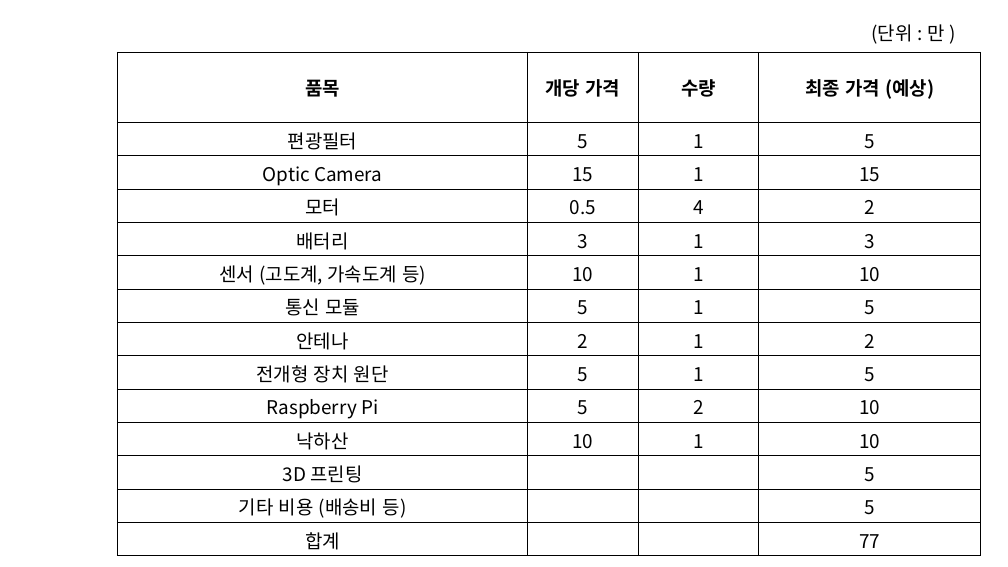
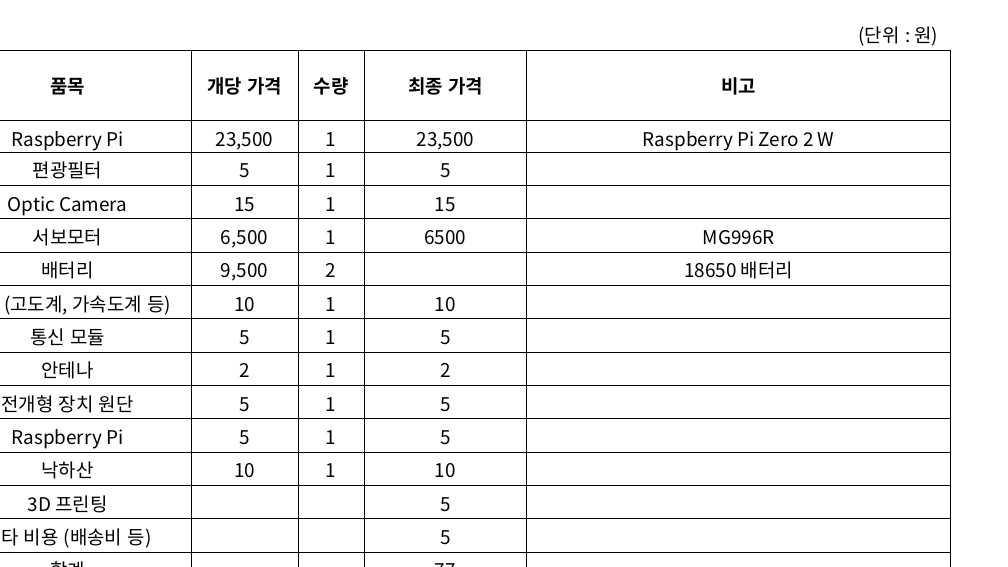
Before and after one commit to junseopkim-dev/HanaDulSAT, a slide deck: slide 2 of 일정 및 비용.pptx. Drawn at 1008x567 pixels with LibreOffice and Linux fonts; fonts in the diff are those of the drawing. Boxes give left, top, right and bottom in pixels: in the first picture for what was removed or moved away, otherwise in the second. Text is boxed around its words. In the diff, an @@ line names an element or a change of style, - is before the commit and + after.

Commit message:
비용수정
비용 수정하였습니다

```diff
--- a/일정 및 비용.pptx
+++ b/일정 및 비용.pptx
@@ text at box(859, 26, 939, 46): text changed @@
-(단위 : 만 )
+(단위 : 원)
@@ table at box(0, 51, 952, 567) @@
-품목 | 개당 가격 | 수량 | 최종 가격 (예상)
-편광필터 | 5 | 1 | 5
-Optic Camera | 15 | 1 | 15
-모터 | 0.5 | 4 | 2
-배터리 | 3 | 1 | 3
-센서 (고도계, 가속도계 등) | 10 | 1 | 10
-통신 모듈 | 5 | 1 | 5
-안테나 | 2 | 1 | 2
-전개형 장치 원단 | 5 | 1 | 5
-Raspberry Pi | 5 | 2 | 10
-낙하산 | 10 | 1 | 10
-3D 프린팅 |  |  | 5
-기타 비용 (배송비 등) |  |  | 5
-합계 |  |  | 77
+품목 | 개당 가격 | 수량 | 최종 가격 | 비고
+Raspberry Pi | 23,500 | 1 | 23,500 | Raspberry Pi Zero 2 W
+편광필터 | 5 | 1 | 5 | 
+Optic Camera | 15 | 1 | 15 | 
+서보모터 | 6,500 | 1 | 6500 | MG996R
+배터리 | 9,500 | 2 |  | 18650 배터리
+센서 (고도계, 가속도계 등) | 10 | 1 | 10 | 
+통신 모듈 | 5 | 1 | 5 | 
+안테나 | 2 | 1 | 2 | 
+전개형 장치 원단 | 5 | 1 | 5 | 
+Raspberry Pi | 5 | 1 | 5 | 
+낙하산 | 10 | 1 | 10 | 
+3D 프린팅 |  |  | 5 | 
+기타 비용 (배송비 등) |  |  | 5 | 
+합계 |  |  | 77 | 
@@ table: place and size @@
-table at box(117, 52, 981, 556)
+table at box(0, 51, 952, 567)
@@ 3 texts: place and size @@
-3 texts at box(331, 257, 830, 323)
+3 texts at box(301, 252, 801, 319)
```
Also in this commit, not shown: 1 slide added, 1 other file.
